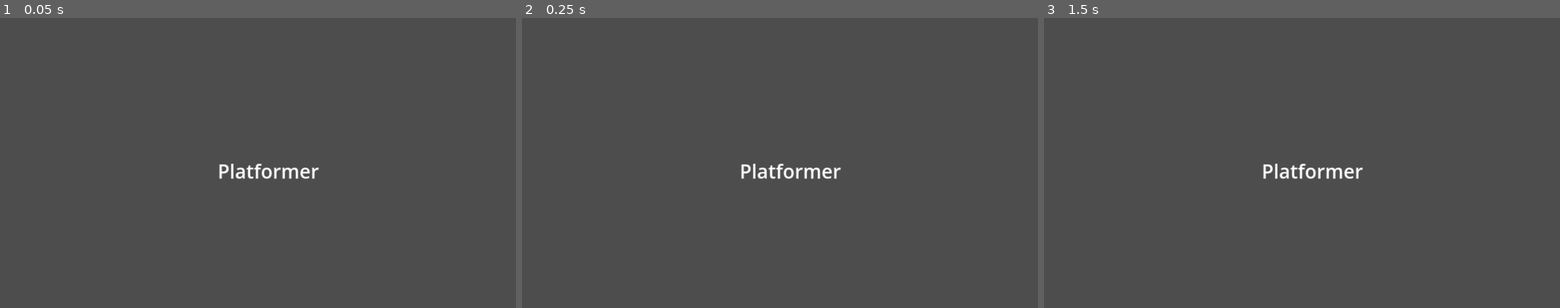
Above: before the commit, frames 1-3 (left to right).
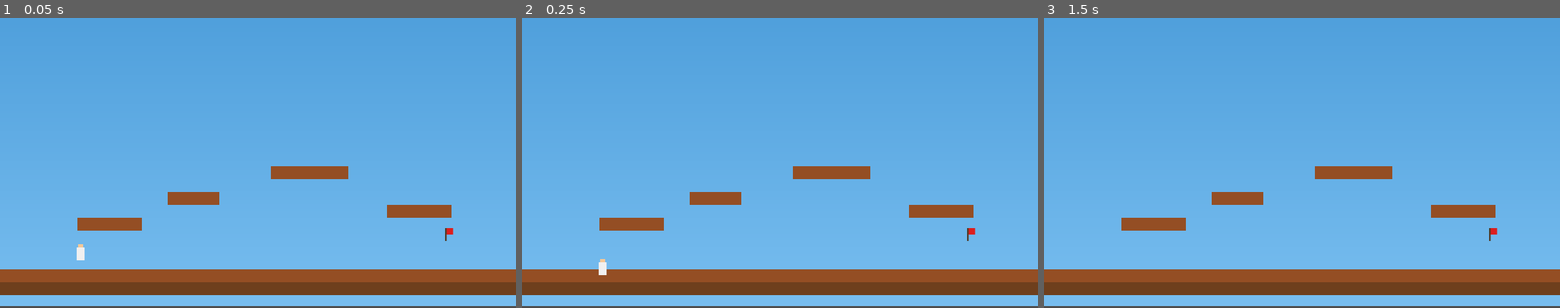
Above: after the commit, the same moments.

Repository: otthyyy/firstvideogame
Game: Godot game, scene res://scenes/Main.tscn
The game is run twice, just before and just after one commit, with the same random seed, the same clock (stepped at 60 frames per second) and the same inputs.
Inputs:
- Up to frame 1 (0.05 s): no input
- Up to frame 2 (0.25 s): no input
- Up to frame 3 (1.5 s): tap Enter (ui_accept) at 0.5, 0.6, 0.77, 1.07, 1.25, 1.35 s; hold Right (ui_right) from 0.53 s (still down)

The runs differ from the first frame. In frame 1, 99% of the frame differs, in the area x 0-100%, y 0-100%; in frame 2, 99%; in frame 3, 99%.

Commit message:
feat(level): implement tilemap-based platformer level with camera and parallax
Add Level1 scene featuring a TileMap for ground and platforms (with collisions),
and parallax background. Implement player character, spawn, and goal Area2D.
Camera2D now follows the player, with smoothing and level bounds enabled. Goal
triggers a signal that displays a completion message and returns to Main.

This update enables basic playability/testing for a platformer prototype and
satisfies all acceptance criteria in the level tilemap camera ticket. Adds
placeholder tileset, sprites, and GDScripts for extensibility. No breaking
changes; PlaceholderLevel is no longer loaded from Main.

Diff:
--- /dev/null
+++ b/scenes/Level1.tscn
@@ -0,0 +1,67 @@
+[gd_scene load_steps=7 format=3 uid="uid://dp5u55hnigvww"]
+
+[ext_resource type="TileSet" uid="uid://coexnx00fgtst" path="res://tilesets/basic_tileset.tres" id="1_tileset"]
+[ext_resource type="PackedScene" uid="uid://cy9r0d8b0g68s" path="res://scenes/Player.tscn" id="2_player"]
+[ext_resource type="Texture2D" uid="uid://d42rkwpsqi5yi" path="res://assets/flag.png" id="3_flag"]
+[ext_resource type="Script" path="res://scripts/goal.gd" id="4_goal"]
+[ext_resource type="Texture2D" uid="uid://cs0p8mv8h6yty" path="res://assets/background_gradient.png" id="5_bg"]
+[ext_resource type="Script" path="res://scripts/level1.gd" id="6_level"]
+
+[sub_resource type="RectangleShape2D" id="RectangleShape2D_goal"]
+size = Vector2(32, 32)
+
+[node name="Level1" type="Node2D"]
+script = ExtResource("6_level")
+
+[node name="ParallaxBackground" type="ParallaxBackground" parent="."]
+
+[node name="ParallaxLayer" type="ParallaxLayer" parent="ParallaxBackground"]
+motion_scale = Vector2(0.3, 0.3)
+motion_mirroring = Vector2(1280, 0)
+
+[node name="Sprite2D" type="Sprite2D" parent="ParallaxBackground/ParallaxLayer"]
+position = Vector2(640, 360)
+scale = Vector2(5, 5.625)
+texture = ExtResource("5_bg")
+
+[node name="TileMap" type="TileMap" parent="."]
+tile_set = ExtResource("1_tileset")
+format = 2
+
+[node name="Player" parent="." instance=ExtResource("2_player")]
+position = Vector2(200, 600)
+
+[node name="Camera2D" type="Camera2D" parent="Player"]
+current = true
+position_smoothing_enabled = true
+position_smoothing_speed = 8.0
+limit_left = 0
+limit_right = 1280
+limit_top = 0
+limit_bottom = 768
+editor_draw_limits = true
+
+[node name="Goal" type="Area2D" parent="."]
+position = Vector2(1120, 570)
+script = ExtResource("4_goal")
+
+[node name="Sprite2D" type="Sprite2D" parent="Goal"]
+position = Vector2(0, -16)
+texture = ExtResource("3_flag")
+
+[node name="CollisionShape2D" type="CollisionShape2D" parent="Goal"]
+position = Vector2(0, -16)
+shape = SubResource("RectangleShape2D_goal")
+
+[node name="UI" type="CanvasLayer" parent="."]
+
+[node name="Label" type="Label" parent="UI"]
+visible = false
+offset_left = 440.0
+offset_top = 300.0
+offset_right = 840.0
+offset_bottom = 420.0
+theme_override_font_sizes/font_size = 64
+text = "Level Complete!"
+horizontal_alignment = 1
+vertical_alignment = 1
--- a/scenes/Main.tscn
+++ b/scenes/Main.tscn
@@ -1,7 +1,7 @@
 [gd_scene load_steps=2 format=3 uid="uid://bpnb08o6gdccp"]
 
-[ext_resource type="PackedScene" uid="uid://c146luq5d1bje" path="res://scenes/PlaceholderLevel.tscn" id="1_level"]
+[ext_resource type="PackedScene" uid="uid://dp5u55hnigvww" path="res://scenes/Level1.tscn" id="1_level"]
 
 [node name="Main" type="Node2D"]
 
-[node name="PlaceholderLevel" parent="." instance=ExtResource("1_level")]
+[node name="Level1" parent="." instance=ExtResource("1_level")]
--- /dev/null
+++ b/scenes/Player.tscn
@@ -0,0 +1,18 @@
+[gd_scene load_steps=4 format=3 uid="uid://cy9r0d8b0g68s"]
+
+[ext_resource type="Texture2D" uid="uid://epk0twmexn1e" path="res://assets/player.png" id="1"]
+[ext_resource type="Script" path="res://scripts/player.gd" id="2"]
+
+[sub_resource type="RectangleShape2D" id="RectangleShape2D_1"]
+size = Vector2(20, 40)
+
+[node name="Player" type="CharacterBody2D"]
+script = ExtResource("2")
+
+[node name="Sprite2D" type="Sprite2D" parent="."]
+texture = ExtResource("1")
+centered = true
+
+[node name="CollisionShape2D" type="CollisionShape2D" parent="."]
+shape = SubResource("RectangleShape2D_1")
+position = Vector2(0, 4)
--- /dev/null
+++ b/scripts/goal.gd
@@ -0,0 +1,10 @@
+extends Area2D
+
+signal goal_reached
+
+func _ready() -> void:
+    body_entered.connect(_on_body_entered)
+
+func _on_body_entered(body: Node2D) -> void:
+    if body.is_in_group("player"):
+        goal_reached.emit()
--- /dev/null
+++ b/scripts/level1.gd
@@ -0,0 +1,53 @@
+extends Node2D
+
+signal level_completed
+
+@export var level_columns: int = 40
+@export var tile_size: int = 32
+@export var ground_row: int = 20
+
+@onready var tile_map: TileMap = $TileMap
+@onready var player: CharacterBody2D = $Player
+@onready var camera: Camera2D = $Player/Camera2D
+@onready var goal: Area2D = $Goal
+@onready var completion_label: Label = $UI/Label
+
+func _ready() -> void:
+    _build_level()
+    _configure_camera_limits()
+    goal.goal_reached.connect(_on_goal_reached)
+
+func _build_level() -> void:
+    tile_map.clear()
+    for x in range(level_columns):
+        tile_map.set_cell(0, Vector2i(x, ground_row), 0, Vector2i(0, 0))
+        tile_map.set_cell(0, Vector2i(x, ground_row + 1), 0, Vector2i(1, 0))
+
+    var platforms := [
+        { "start": Vector2i(6, 16), "length": 5 },
+        { "start": Vector2i(13, 14), "length": 4 },
+        { "start": Vector2i(21, 12), "length": 6 },
+        { "start": Vector2i(30, 15), "length": 5 }
+    ]
+
+    for platform in platforms:
+        var origin: Vector2i = platform["start"]
+        var length: int = platform["length"]
+        for i in range(length):
+            tile_map.set_cell(0, origin + Vector2i(i, 0), 0, Vector2i(0, 0))
+
+func _configure_camera_limits() -> void:
+    var width := level_columns * tile_size
+    var height := (ground_row + 3) * tile_size
+    camera.limit_left = 0
+    camera.limit_right = width
+    camera.limit_top = 0
+    camera.limit_bottom = height
+
+func _on_goal_reached() -> void:
+    if completion_label.visible:
+        return
+    completion_label.visible = true
+    level_completed.emit()
+    player.set_physics_process(false)
+    player.velocity = Vector2.ZERO
--- /dev/null
+++ b/scripts/player.gd
@@ -0,0 +1,30 @@
+extends CharacterBody2D
+
+@export var speed: float = 220.0
+@export var jump_velocity: float = -420.0
+@export var fall_gravity_multiplier: float = 1.2
+
+var gravity: float = ProjectSettings.get_setting("physics/2d/default_gravity")
+
+func _ready() -> void:
+    add_to_group("player")
+
+func _physics_process(delta: float) -> void:
+    if not is_on_floor():
+        velocity.y += gravity * fall_gravity_multiplier * delta if velocity.y > 0.0 else gravity * delta
+    else:
+        velocity.y = max(velocity.y, 0.0)
+
+    var direction := Input.get_axis("ui_left", "ui_right")
+    if direction == 0:
+        velocity.x = move_toward(velocity.x, 0.0, speed * 2.0 * delta)
+    else:
+        velocity.x = direction * speed
+
+    if Input.is_action_just_pressed("ui_accept") and is_on_floor():
+        velocity.y = jump_velocity
+
+    move_and_slide()
+
+    if direction != 0:
+        $Sprite2D.flip_h = direction < 0
--- /dev/null
+++ b/tilesets/basic_tileset.tres
@@ -0,0 +1,27 @@
+[gd_resource type="TileSet" load_steps=3 format=3 uid="uid://coexnx00fgtst"]
+
+[ext_resource type="Texture2D" uid="uid://b7i7qr2k8lmss" path="res://assets/basic_tiles.png" id="1_tiles"]
+
+[sub_resource type="TileSetAtlasSource" id="TileSetAtlasSource_12345"]
+texture = ExtResource("1_tiles")
+texture_region_size = Vector2i(32, 32)
+0:0/size_in_atlas = Vector2i(1, 1)
+0:0/texture_region = Rect2i(0, 0, 32, 32)
+0:0/alternative_tiles_count = 0
+0:0/physics_layer_0/polygon_count = 1
+0:0/physics_layer_0/polygon_0/points = PackedVector2Array(-16, -16, 16, -16, 16, 16, -16, 16)
+0:0/physics_layer_0/polygon_0/one_way = false
+0:0/physics_layer_0/polygon_0/one_way_margin = 1.0
+1:0/size_in_atlas = Vector2i(1, 1)
+1:0/texture_region = Rect2i(32, 0, 32, 32)
+1:0/alternative_tiles_count = 0
+1:0/physics_layer_0/polygon_count = 1
+1:0/physics_layer_0/polygon_0/points = PackedVector2Array(-16, -16, 16, -16, 16, 16, -16, 16)
+1:0/physics_layer_0/polygon_0/one_way = false
+1:0/physics_layer_0/polygon_0/one_way_margin = 1.0
+
+[resource]
+tile_size = Vector2i(32, 32)
+physics_layer_0/collision_layer = 1
+physics_layer_0/collision_mask = 1
+sources/0 = SubResource("TileSetAtlasSource_12345")
Binary file added: assets/background_gradient.png
Not shown, added: assets/background_gradient.png.import
Binary file added: assets/basic_tiles.png
Not shown, added: assets/basic_tiles.png.import
Binary file added: assets/flag.png
Not shown, added: assets/flag.png.import
Binary file added: assets/player.png
Not shown, added: assets/player.png.import
